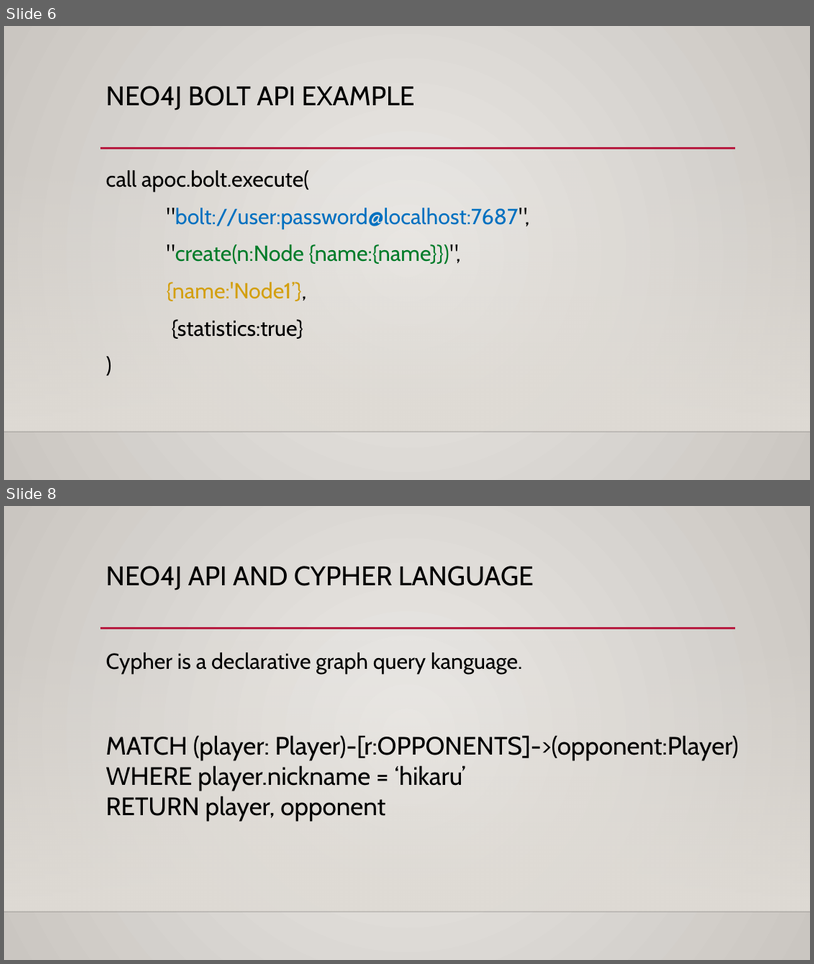
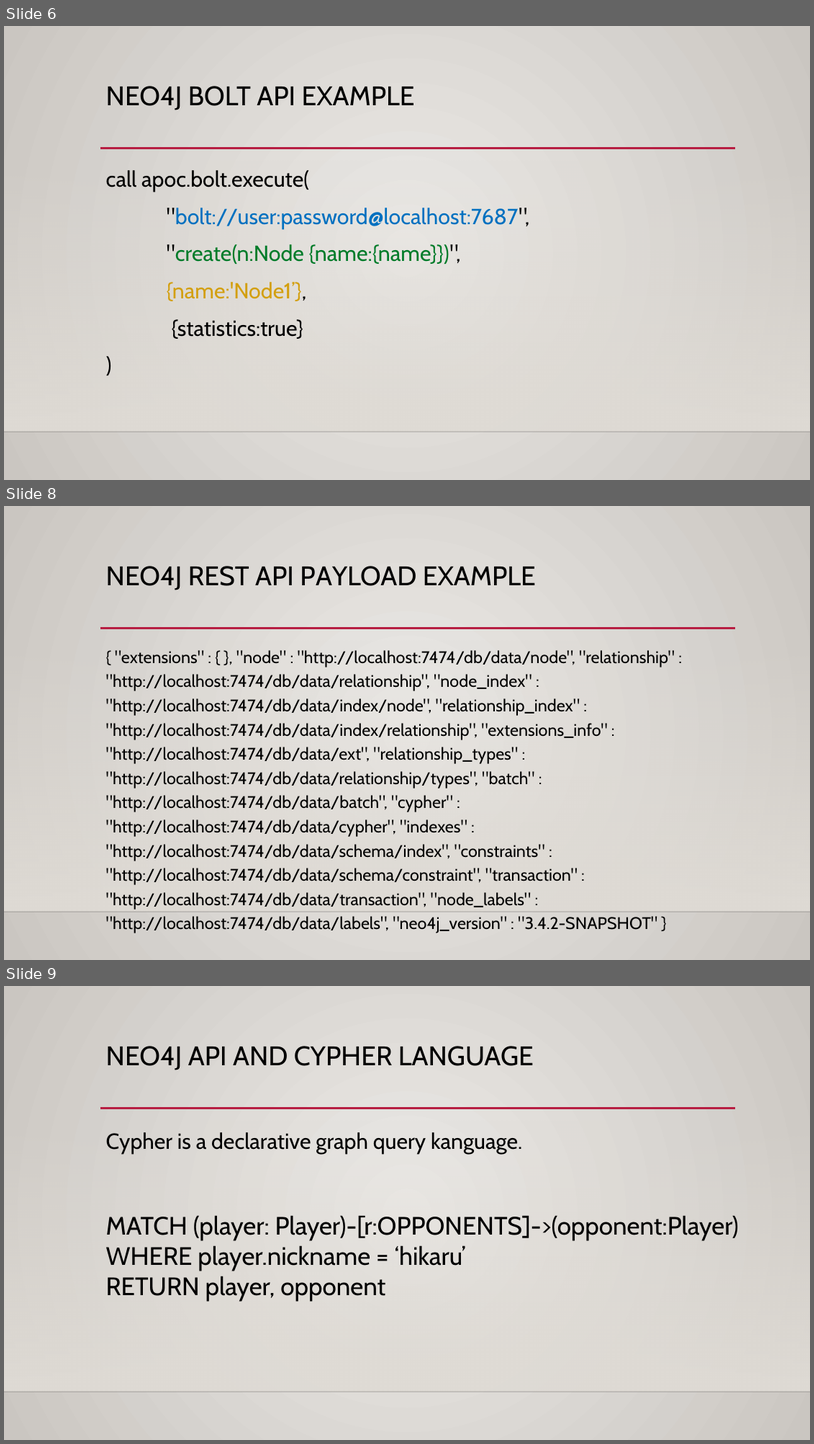
Before and after one commit to ChameleonTartu/chess-players-network-represented-as-graph, a slide deck: presentation/Intro to Neo4J.pptx. Shown one above the other, each under a label of ours: slides 6 and 8 before the commit, slides 6, 8 and 9 after it; the slides between them are not shown. The pictures are 814x964 and 814x1444 pixels, drawn with LibreOffice and Linux fonts; fonts in the diff are those of the drawing; background and template pictures are left out. Boxes give left, top, right and bottom in pixels: in the first picture for what was removed or moved away, otherwise in the second. Text is boxed around its words. In the diff, an @@ line names an element or a change of style, - is before the commit and + after.

```diff
--- a/presentation/Intro to Neo4J.pptx
+++ b/presentation/Intro to Neo4J.pptx
@@ slide 8 added at (x1=4, y1=506, x2=810, y2=960), background gradient #ECEAE7 to #CAC7C1; not listed: 3 template elements that a slide beside it also shows @@
@@ title added at (x1=106, y1=566, x2=536, y2=590), 32 pt, text #000000 @@
+NEO4J REST API PAYLOAD EXAMPLE
@@ text added at (x1=106, y1=650, x2=675, y2=933), 20 pt, text #000000 @@
+{ "extensions" : { }, "node" : "http://localhost:7474/db/data/node", "relationship" : "http://localhost:7474/db/data/relationship", "node_index" : "http://localhost:7474/db/data/index/node", "relationship_index" : "http://localhost:7474/db/data/index/relationship", "extensions_info" : "http://localhost:7474/db/data/ext", "relationship_types" : "http://localhost:7474/db/data/relationship/types", "batch" : "http://localhost:7474/db/data/batch", "cypher" : "http://localhost:7474/db/data/cypher", "indexes" : "http://localhost:7474/db/data/schema/index", "constraints" : "http://localhost:7474/db/data/schema/constraint", "transaction" : "http://localhost:7474/db/data/transaction", "node_labels" : "http://localhost:7474/db/data/labels", "neo4j_version" : "3.4.2-SNAPSHOT" }
@@ what was slide 8 is now slide 9 @@
```
Also in this commit, not shown: 1 slide changed, 1 other file.
